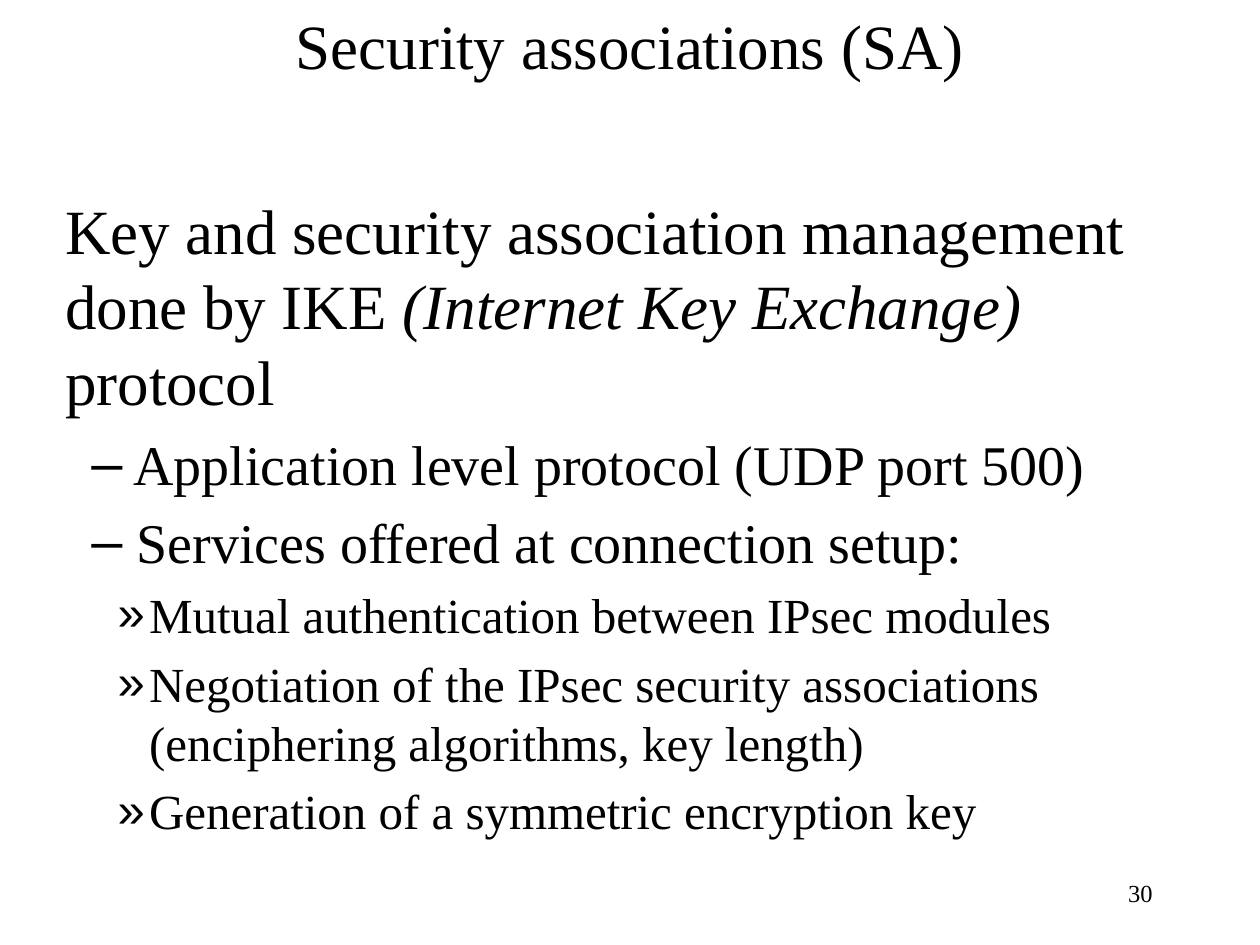
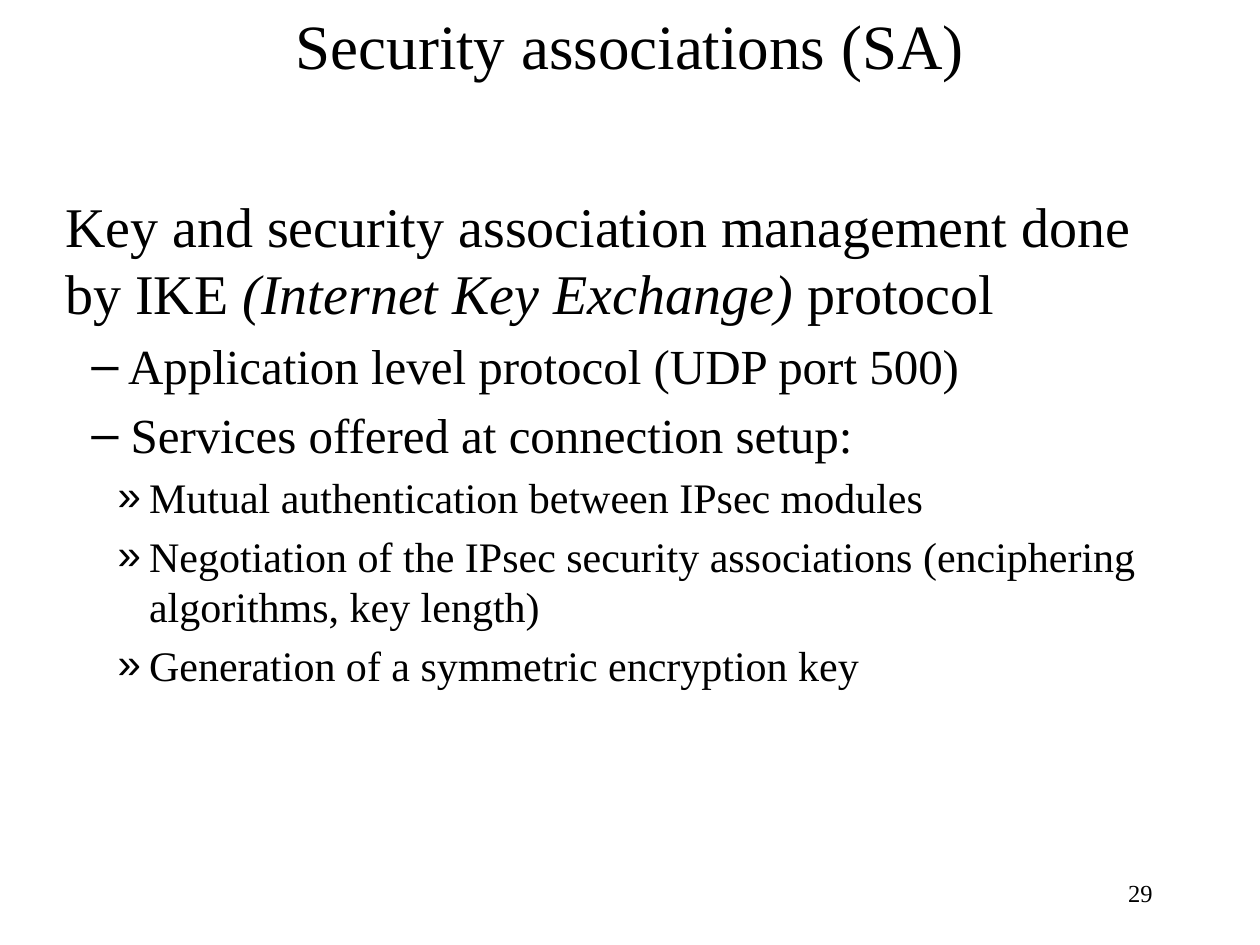
Before and after one commit to cs-uob/COMS20012, a slide deck: slide 29 of docs/slides/Week 5 - Security protocols and Private Network.pptx (slide 30 before the commit). Drawn at 1260x945 pixels with LibreOffice and Linux fonts; fonts in the diff are those of the drawing. Boxes give left, top, right and bottom in pixels: in the first picture for what was removed or moved away, otherwise in the second. Text is boxed around its words. In the diff, an @@ line names an element or a change of style, - is before the commit and + after.

```diff
--- a/docs/slides/Week 5 - Security protocols and Private Network.pptx
+++ b/docs/slides/Week 5 - Security protocols and Private Network.pptx
@@ text "Key and security association management ..." at [65, 208, 1135, 690]: size 36 to 32 pt in "Key and security association management done by ..."; size 32 to 28 pt in "Application level protocol (UDP port 500)", "Services offered at connection setup:"; size 28 to 24 pt in "Mutual authentication between IPsec modules", "Negotiation of the IPsec security associations (enciphering ...", "Generation of a symmetric encryption key" @@
@@ page number at [1128, 885, 1153, 903]: text changed @@
-30
+29
```
Also in this commit, not shown: 8 other slides changed, 1 slide removed.
